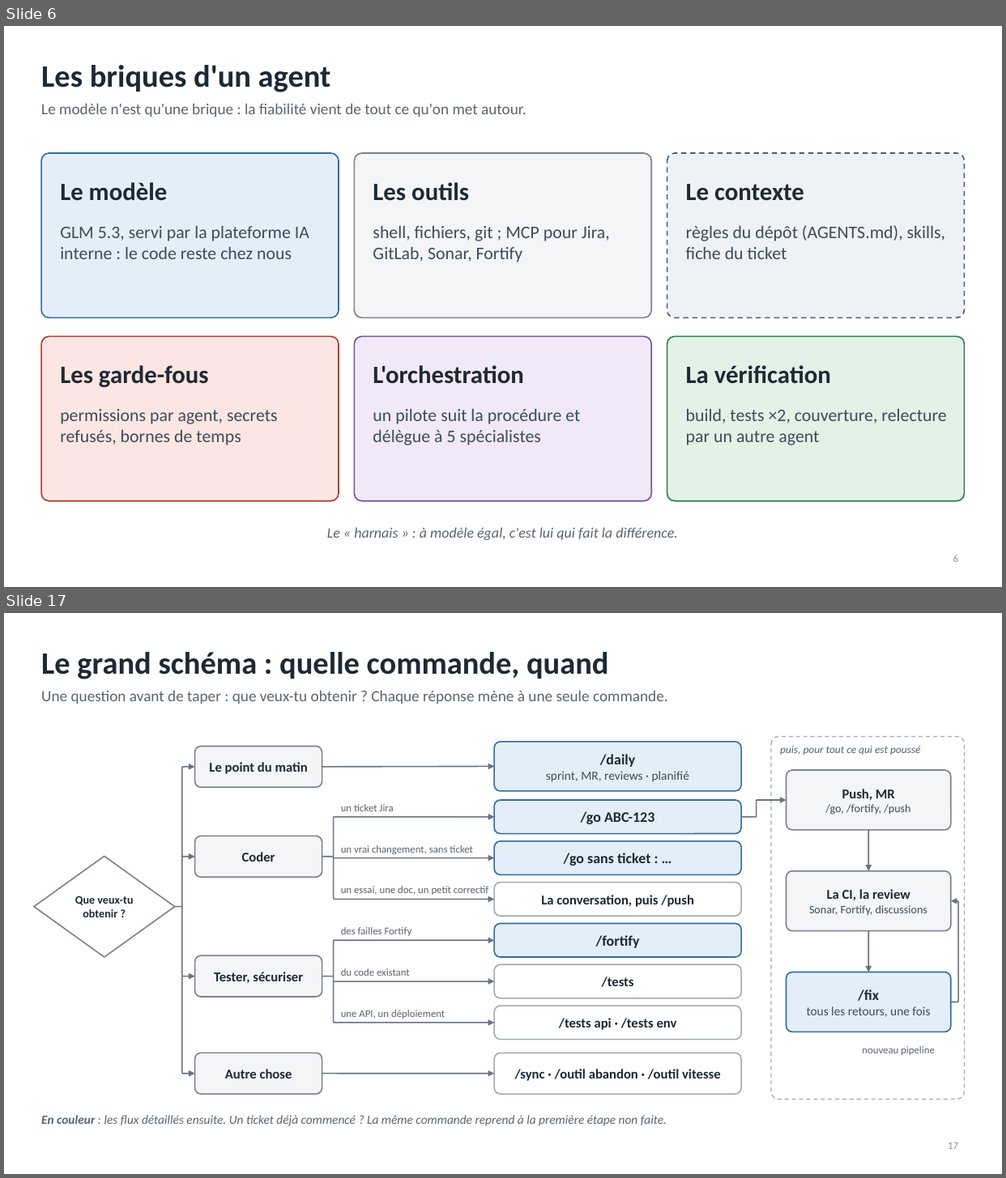
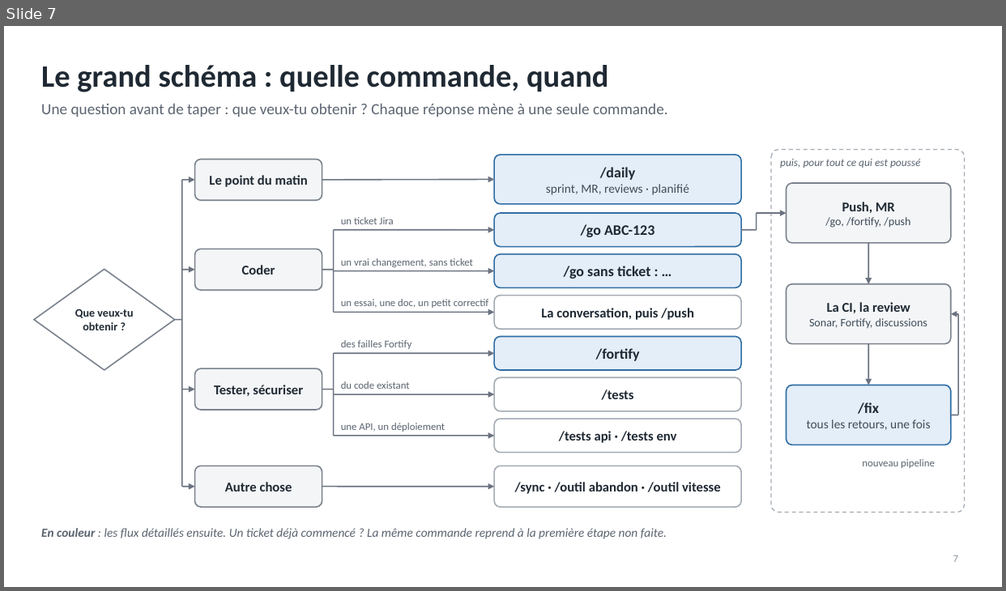
Before and after one commit to RabieDerouiche/OpenRDCode, a slide deck: opencode-v2/docs/presentation-tech-leads.pptx. Shown one above the other, each under a label of ours: slides 6 and 17 before the commit, slide 7 after it; the slides between them are not shown. The pictures are 1006x1178 and 1006x591 pixels, drawn with LibreOffice and Linux fonts; fonts in the diff are those of the drawing. Boxes give left, top, right and bottom in pixels: in the first picture for what was removed or moved away, otherwise in the second. Text is boxed around its words. In the diff, an @@ line names an element or a change of style, - is before the commit and + after.

```diff
--- a/opencode-v2/docs/presentation-tech-leads.pptx
+++ b/opencode-v2/docs/presentation-tech-leads.pptx
@@ slide 6 removed at (4,26,1002,587), background #FFFFFF @@
@@ title removed at (41,65,331,92) @@
-Les briques d'un agent
@@ text removed at (41,103,526,117) @@
-Le modèle n'est qu'une brique : la fiabilité vient de tout ce qu'on met autour.
@@ rounded rectangle removed at (41,153,339,318) @@
@@ rounded rectangle removed at (355,153,651,318) @@
@@ rounded rectangle removed at (667,153,965,318) @@
@@ text removed at (60,182,168,201) @@
-Le modèle
@@ text removed at (373,182,469,201) @@
-Les outils
@@ text removed at (686,184,804,201) @@
-Le contexte
@@ text removed at (60,226,309,259) @@
-GLM 5.3, servi par la plateforme IA interne : le code reste chez nous
@@ text removed at (373,226,610,263) @@
-shell, fichiers, git ; MCP pour Jira, GitLab, Sonar, Fortify
@@ text removed at (686,225,945,259) @@
-règles du dépôt (AGENTS.md), skills, fiche du ticket
@@ rounded rectangle removed at (41,337,339,501) @@
@@ rounded rectangle removed at (355,337,651,501) @@
@@ rounded rectangle removed at (667,337,965,501) @@
@@ text removed at (60,365,209,388) @@
-Les garde-fous
@@ text removed at (373,365,523,384) @@
-L'orchestration
@@ text removed at (686,365,831,384) @@
-La vérification
@@ text removed at (60,409,278,446) @@
-permissions par agent, secrets refusés, bornes de temps
@@ text removed at (373,409,580,446) @@
-un pilote suit la procédure et délègue à 5 spécialistes
@@ text removed at (686,409,946,446) @@
-build, tests ×2, couverture, relecture par un autre agent
@@ text removed at (327,527,678,540) @@
-Le « harnais » : à modèle égal, c'est lui qui fait la différence.
@@ page number removed at (953,555,958,562) @@
-6
@@ what was slide 17 is now slide 7 @@
@@ page number at (953,556,958,562): text changed @@
-17
+7
```
Also in this commit, not shown: 7 slides changed, 1 slide added, 16 other slides removed, 3 other files.
